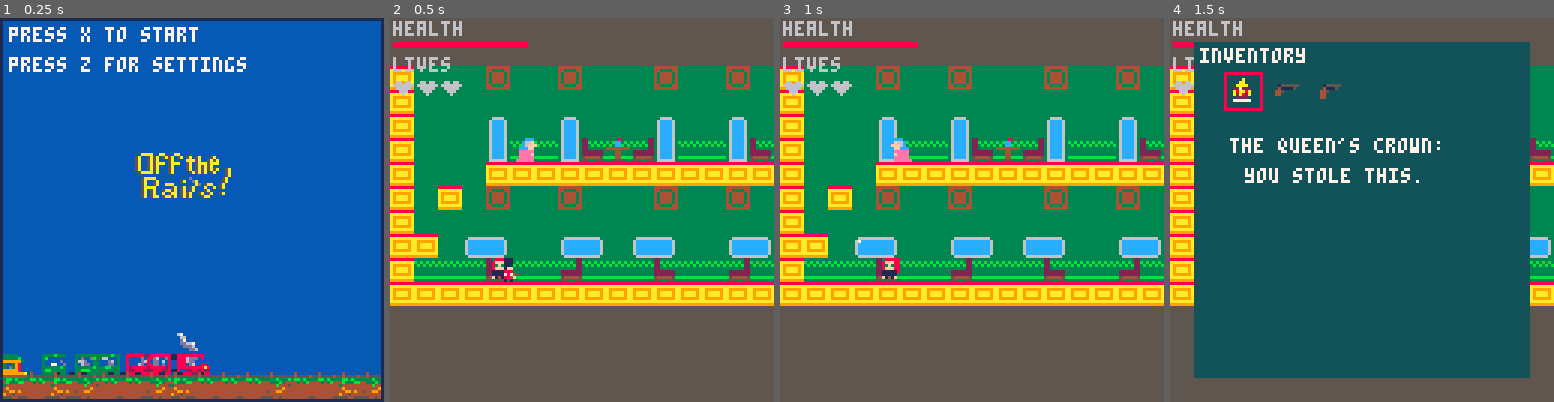
Above: before the commit, frames 1-4 (left to right).
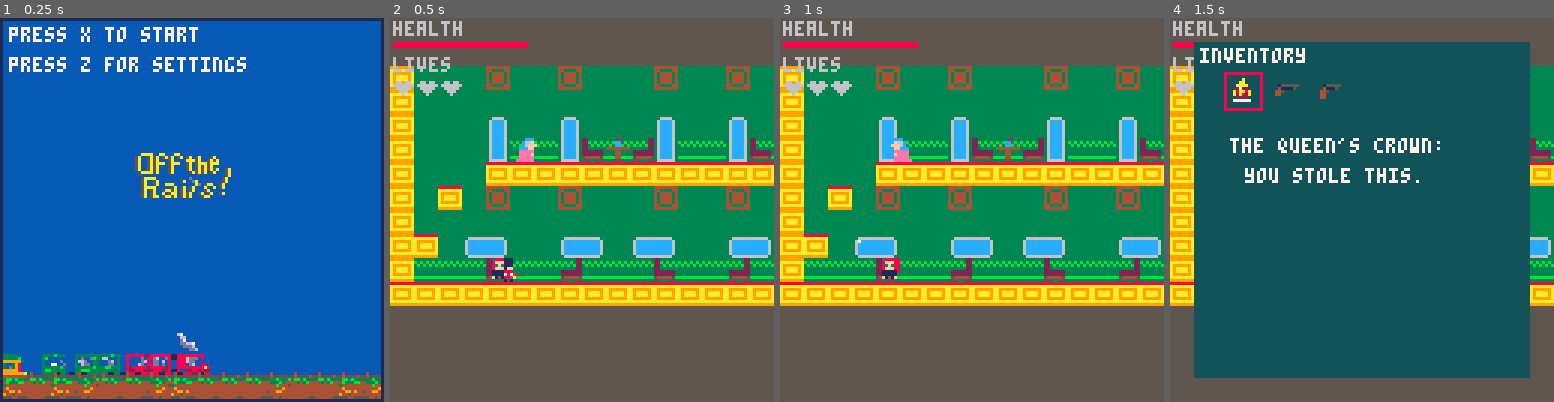
Above: after the commit, the same moments.

Repository: hggorel/Off-The-Rails
Game: PICO-8 cartridge offtherails.p8
The game is run twice, just before and just after one commit, with the same random seed, the same clock (stepped at 60 frames per second) and the same inputs.
Inputs:
- Up to frame 1 (0.25 s): no input
- Up to frame 2 (0.5 s): tap X (X key) at 0.33 s
- Up to frame 3 (1 s): tap O (Z key) at 0.7 s
- Up to frame 4 (1.5 s): tap X (X key) at 1.07 s

Frame 1 is identical in both runs. In frame 2, 0.4% of the frame differs, in the area x 0-7%, y 12-64%; in frame 3, 0.4%; in frame 4, 0.4%.

Commit message:
Update offtherails.p8
small aesthetic changes

Diff:
--- a/offtherails.p8
+++ b/offtherails.p8
@@ -1,5 +1,5 @@
 pico-8 cartridge // http://www.pico-8.com
-version 33
+version 32
 __lua__
 --basic set up sections
 --in the game
@@ -1039,7 +1039,7 @@
  map(36, 0, 0, 0, 32*8, 9*8)
  _drawmapsprites()
  _moveextra()
- spr(extra.sprite,extra.x,extra.y,1,1,extra.flipx,false)
+ spr(extra.sprite,extra.x-15,extra.y,1,1,extra.flipx,false)
 	if player.lives>0 then
 		spr(player.sprite, player.x, player.y, 1, 1, player.flipx, false)
 	end
@@ -1128,7 +1128,7 @@
 	spr(cloud.spr2,cloud.x+10,cloud.y+37)
 	end
 	if level == 2 then
-	rectfill(0,0,220,75,12) --number not quite right
+	rectfill(0,0,225,76,12) --number not quite right
 	moveclouds()
 	spr(cloud.spr1,cloud.x,cloud.y)
 	spr(cloud.spr2,cloud.x+10,cloud.y+37)
@@ -1253,19 +1253,155 @@
 
 
 
+…(136 lines of a section not shown)…
 __gff__
-0000000000000000000000000000000000000000000000000000000000000000010000000000000000000000020200000200000000000000000000010202000000000000000000000000000000000000000000000000000000000000000000000000000000000000000000000000000000000000000000000000000000000000
+0000000000000000000000000000000000000000000000000000000000000000010000000000000000000000020200000200000000000000000000010202000000000000000000000000000000000000000000000000000000000000000000000000000000000000000000000000000000000100000000000000000000000000
 0000000000000000000000000000000000000100010101010000000000000000000000000100000000000000000000000000000000000000000000000000000000000000000000000000000000000000000000000000000000000000000000000000000000000000000000000000000000000000000000000000000000000000
 __map__
-203232322b32322b3232322b32322b3232322b32322b3232322b2b3232323220000000009584848493858686879384848485868784848493848484849384848495000000000000000000000000000000000000000000000000000000000000000000000000000000000000000000000000000000000000000000000000000000
-2032323232323232323232323232323232323232323232323232323232323220000000009584848493979797979384848484848484848493848484849384848495000000000000000000000000000000000000000000000000000000000000000000000000000000000000000000000000000000000000000000000000000000
-203232322e32322e3232322e32322e3232322e32322e3232322e2e32322e3220000000009584828493848484849384858784848485878493848484849384828495000000000000000000000000000000000000000000000000000000000000000000000000000000000000000000000000000000000000000000000000000000
-203232323e31313e3131313e31313e3131313e31313e3131313e3e31393e312000000000958484849384848484938484848484848484849384a2a2849384848495000000000000000000000000000000000000000000000000000000000000000000000000000000000000000000000000000000000000000000000000000000
-203232322020202020202020202020202020202020202020202020202020202000000000959292928384848484839292929292929292929284b2b2849292929295000000000000000000000000000000000000000000000000000000000000000000000000000000000000000000000000000000000000000000000000000000
-203220322b32322b3232322b32322b3232322b32322b3220322b2b3232322b20000000009584848493848484849384848484848484848483929292928384848495000000000000000000000000000000000000000000000000000000000000000000000000000000000000000000000000000000000000000000000000000000
-2032323232323232323232323232323232323232323232203232323232323220000000009584848493848484849384848484848484848493848484849384848495000000000000000000000000000000000000000000000000000000000000000000000000000000000000000000000000000000000000000000000000000000
-2020322122323221223221223232212232212232322122323221223232212220000000009585868793858686879384858784848485878493848484849385868795000000000000000000000000000000000000000000000000000000000000000000000000000000000000000000000000000000000000000000000000000000
-203131313131313131313131313131313131313131313132322c2c323131312000000000958488849384848484938484848484848484849384a6a5849384848495000000000000000000000000000000000000000000000000000000000000000000000000000000000000000000000000000000000000000000000000000000
+723232322b32322b3232322b32322b3232322b32322b3232322b2b3232323220000000009584848493858686879384848485868784848493848484849384848495000000000000000000000000000000000000000000000000000000000000000000000000000000000000000000000000000000000000000000000000000000
+7232323232323232323232323232323232323232323232323232323232323220000000009584848493979797979384848484848484848493848484849384848495000000000000000000000000000000000000000000000000000000000000000000000000000000000000000000000000000000000000000000000000000000
+723232322e32322e3232322e32322e3232322e32322e3232322e2e32322e3220000000009584828493848484849384858784848485878493848484849384828495000000000000000000000000000000000000000000000000000000000000000000000000000000000000000000000000000000000000000000000000000000
+723232323e31313e3131313e31313e3131313e31313e3131313e3e31393e312000000000958484849384848484938484848484848484849384a2a2849384848495000000000000000000000000000000000000000000000000000000000000000000000000000000000000000000000000000000000000000000000000000000
+723232322020202020202020202020202020202020202020202020202020202000000000959292928384848484839292929292929292929284b2b2849292929295000000000000000000000000000000000000000000000000000000000000000000000000000000000000000000000000000000000000000000000000000000
+723220322b32322b3232322b32322b3232322b32322b3220322b2b3232322b20000000009584848493848484849384848484848484848483929292928384848495000000000000000000000000000000000000000000000000000000000000000000000000000000000000000000000000000000000000000000000000000000
+7232323232323232323232323232323232323232323232203232323232323220000000009584848493848484849384848484848484848493848484849384848495000000000000000000000000000000000000000000000000000000000000000000000000000000000000000000000000000000000000000000000000000000
+7220322122323221223221223232212232212232322122323221223232212220000000009585868793858686879384858784848485878493848484849385868795000000000000000000000000000000000000000000000000000000000000000000000000000000000000000000000000000000000000000000000000000000
+723131313131313131313131313131313131313131313132322c2c323131312000000000958488849384848484938484848484848484849384a6a5849384848495000000000000000000000000000000000000000000000000000000000000000000000000000000000000000000000000000000000000000000000000000000
 202020202020202020202020202020202020202020202020313c3c312020202000000000969494949484848484949494949494949494949484b6b5849494949696000000000000000000000000000000000000000000000000000000000000000000000000000000000000000000000000000000000000000000000000000000
 00000000000000000000000000000000000000000000002020202020200000000000000000000000969494949496a1000000000000000096949494949600000000000000000000000000000000000000000000000000000000000000000000000000000000000000000000000000000000000000000000000000000000000000
 0000000000000000000000000000000000000000000000000000000000000000000000000000000000000000000000000000000000000000000000000000000000000000000000000000000000000000000000000000000000000000000000000000000000000000000000000000000000000000000000000000000000000000
Not shown, changed: 144 lines of the sprite sheet (__gfx__) section of offtherails.p8
Not shown, changed: the thumbnail (__label__) section of offtherails.p8
